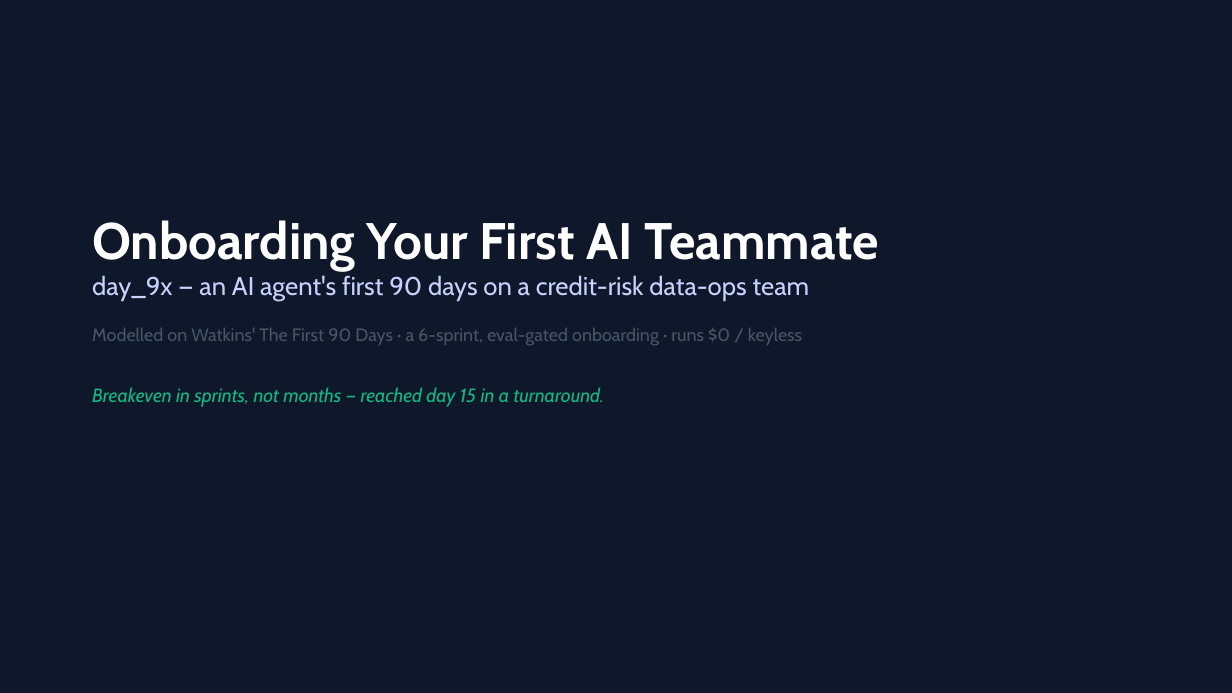
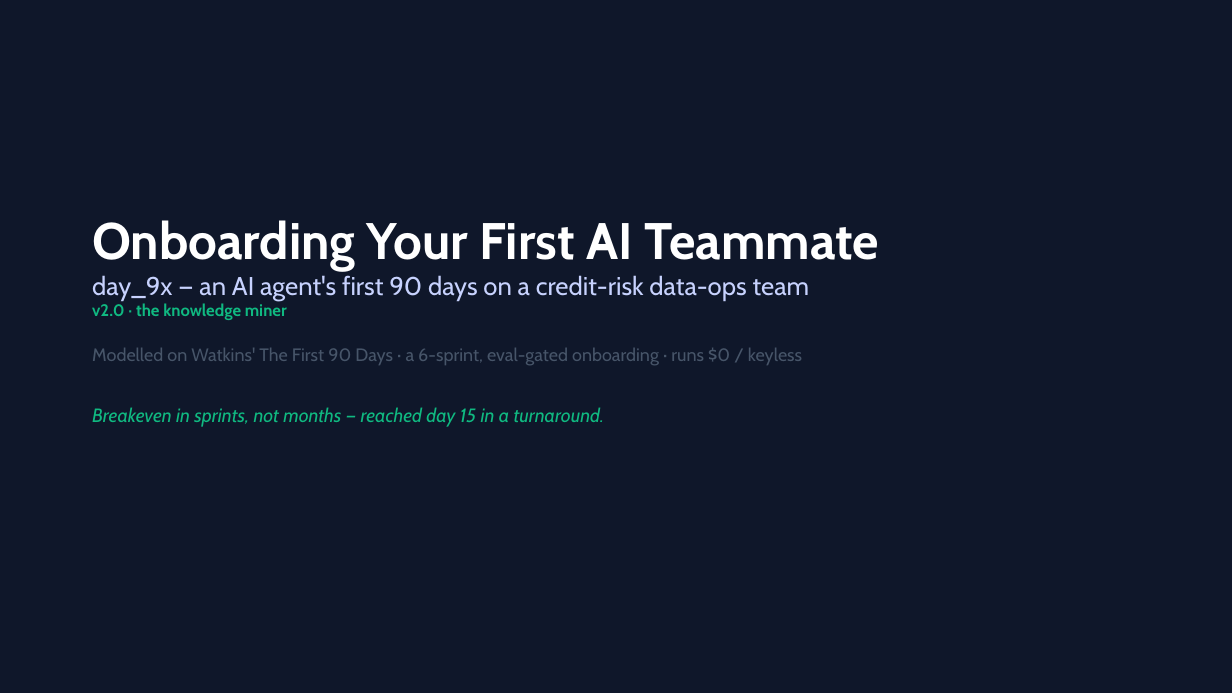
Before and after one commit to vijayarajks639-afk/day_9x, a slide deck: slide 1 of day_9x_stakeholder_deck.pptx. Drawn at 1232x693 pixels with LibreOffice and Linux fonts; fonts in the diff are those of the drawing. Boxes give left, top, right and bottom in pixels: in the first picture for what was removed or moved away, otherwise in the second. Text is boxed around its words. In the diff, an @@ line names an element or a change of style, - is before the commit and + after.

```diff
--- a/day_9x_stakeholder_deck.pptx
+++ b/day_9x_stakeholder_deck.pptx
@@ text at [92, 303, 287, 320]: paragraph added @@
+v2.0 · the knowledge miner
```
Also in this commit, not shown: 1 other slide changed, 3 slides added, 20 other files.
